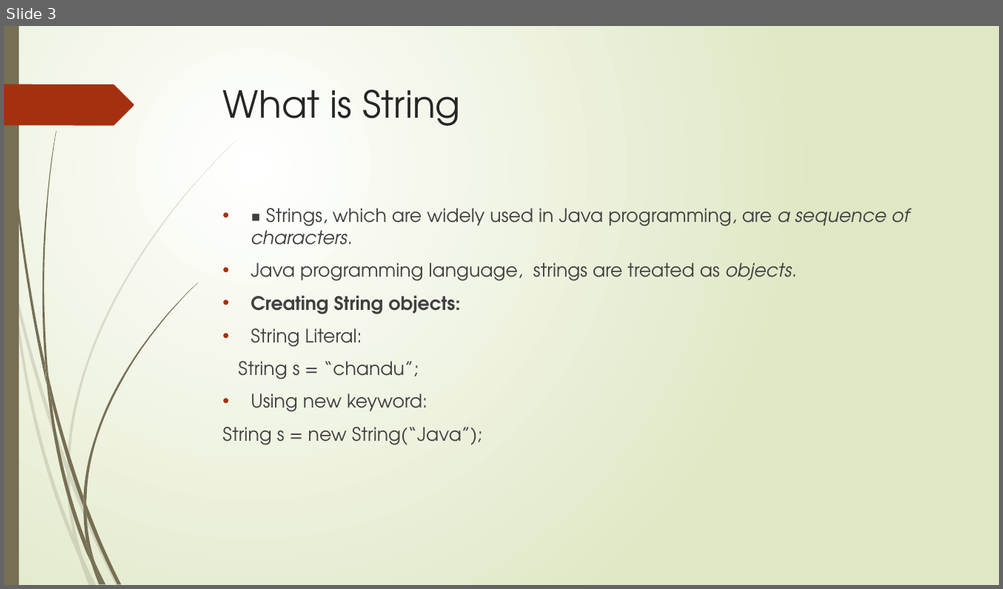
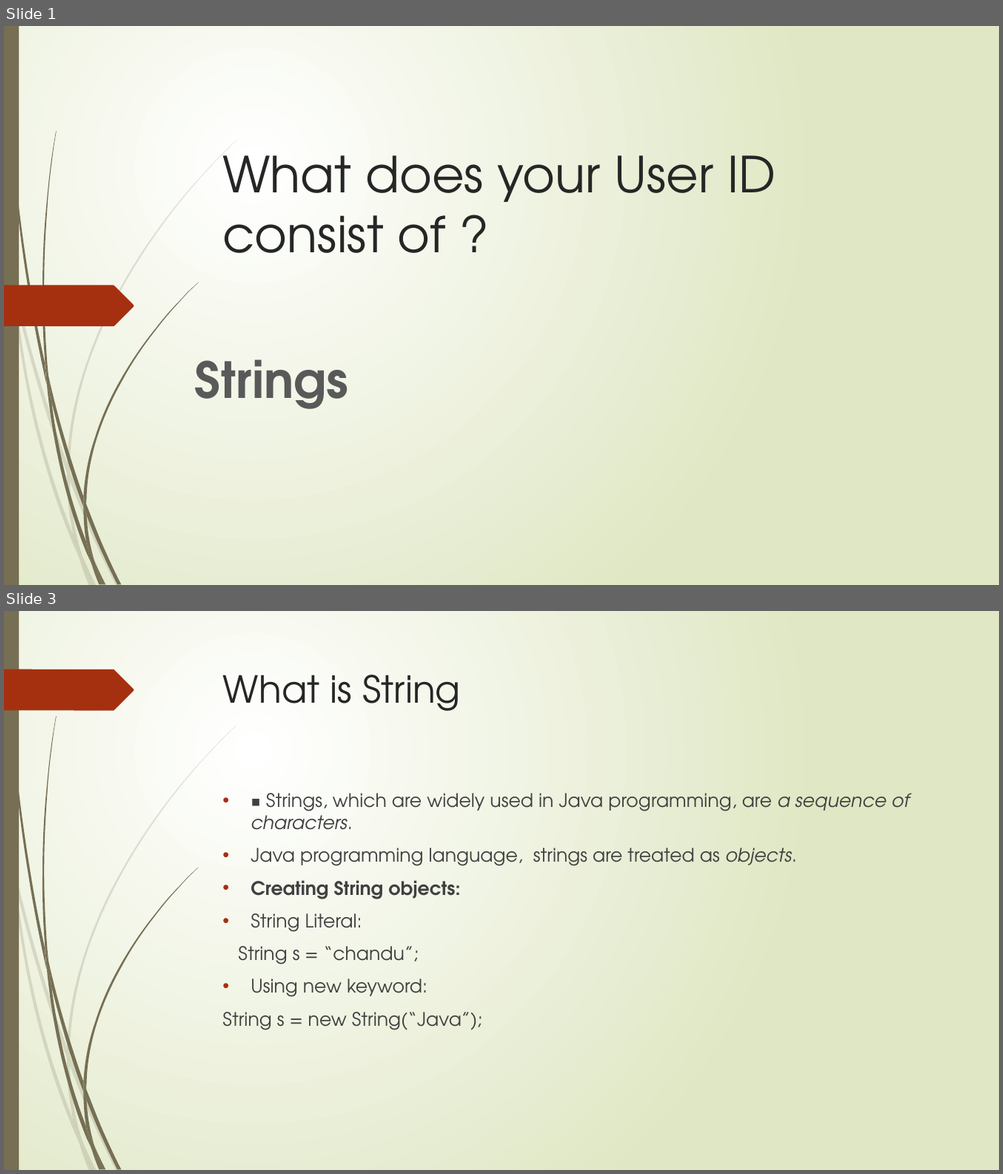
Before and after one commit to chandradeepk1617/ppt, a slide deck: New Microsoft PowerPoint Presentation (2).pptx. Shown one above the other, each under a label of ours: slide 3 before the commit, slides 1 and 3 after it; the slides between them are not shown. The pictures are 1003x589 and 1003x1174 pixels, drawn with LibreOffice and Linux fonts; fonts in the diff are those of the drawing. Boxes give left, top, right and bottom in pixels: in the first picture for what was removed or moved away, otherwise in the second. Text is boxed around its words. In the diff, an @@ line names an element or a change of style, - is before the commit and + after.

```diff
--- a/New Microsoft PowerPoint Presentation (2).pptx
+++ b/New Microsoft PowerPoint Presentation (2).pptx
@@ slide 1 added at [4, 26, 999, 585], background gradient #FFFFFF to #DFE8C4; not listed: 23 template elements that a slide beside it also shows @@
@@ title added at [222, 156, 775, 253], 48 pt, text #262626 @@
+What does your User ID consist of ?
@@ freeform shape added at [4, 286, 134, 326], fill #A53010 @@
@@ text added at [195, 360, 349, 409], 48 pt, text #595959, bold @@
+Strings
```
Also in this commit, not shown: 2 slides changed, 1 other slide added, 2 slides removed.
